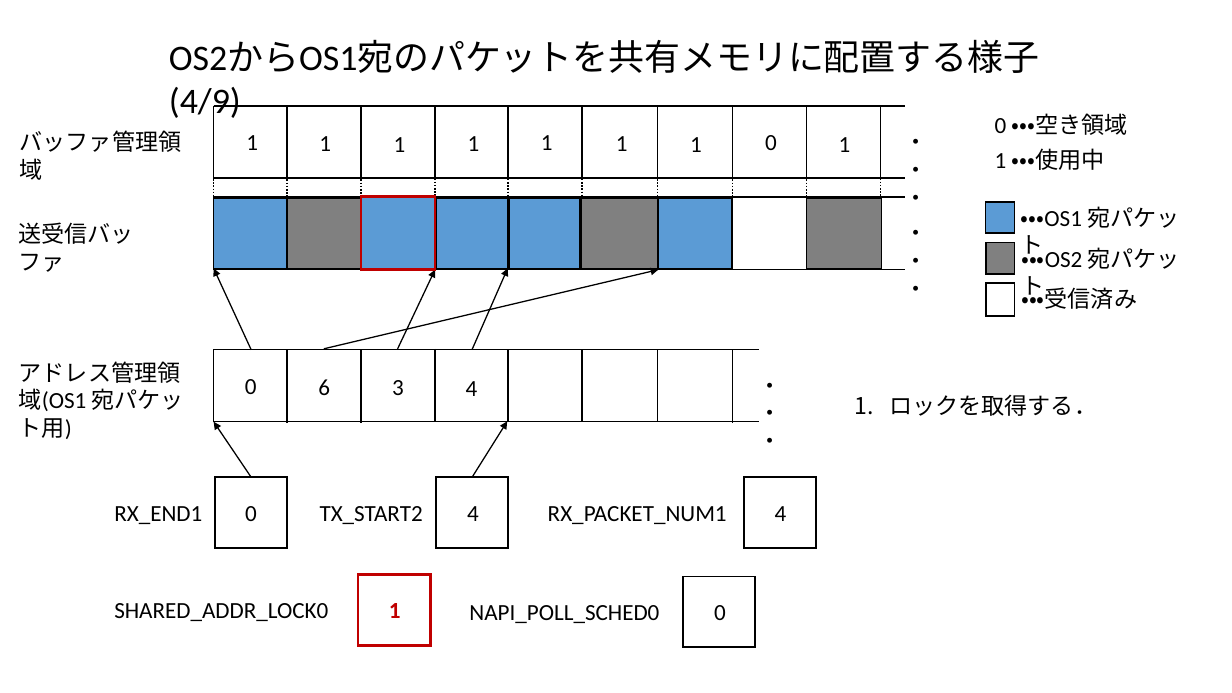
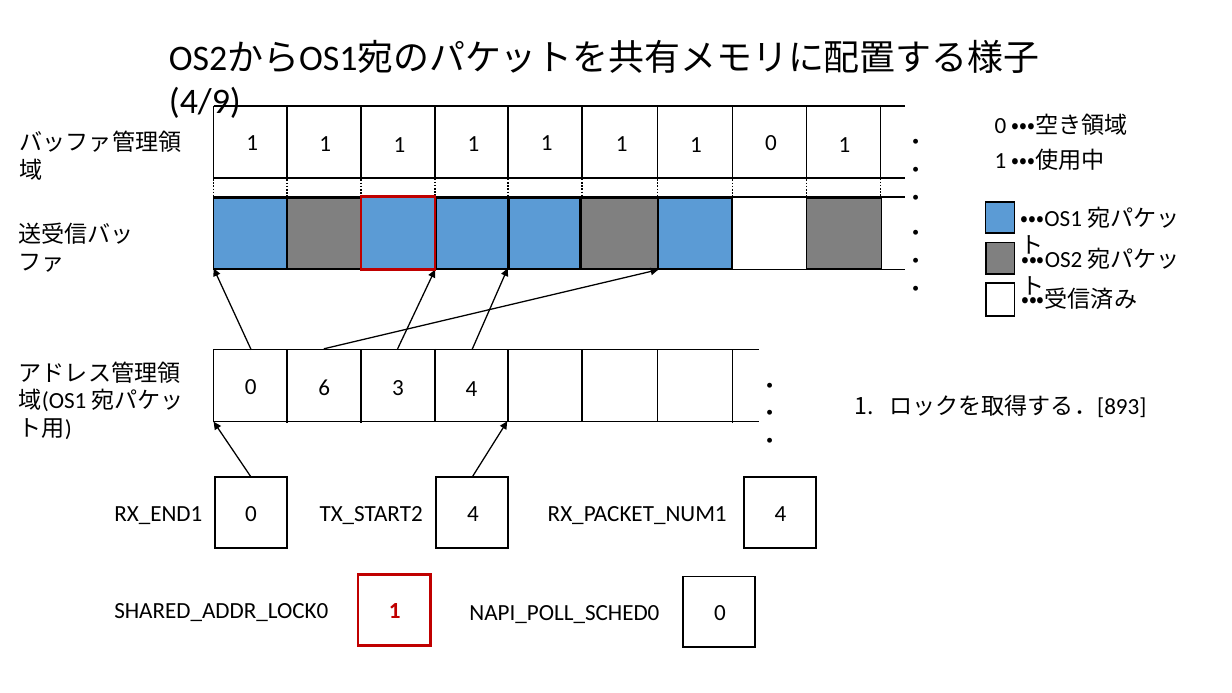
Before and after one commit to yoshida-shu/materials, a slide deck: slide 5 of snull.pptx. Drawn at 1232x693 pixels with LibreOffice and Linux fonts; fonts in the diff are those of the drawing. Boxes give left, top, right and bottom in pixels: in the first picture for what was removed or moved away, otherwise in the second. Text is boxed around its words. In the diff, an @@ line names an element or a change of style, - is before the commit and + after.

```diff
--- a/snull.pptx
+++ b/snull.pptx
@@ text at [889, 395, 1146, 417]: text changed @@
-1. ロックを取得する．
+1. ロックを取得する．[893]
```
Also in this commit, not shown: 15 other slides changed, 1 other file.
